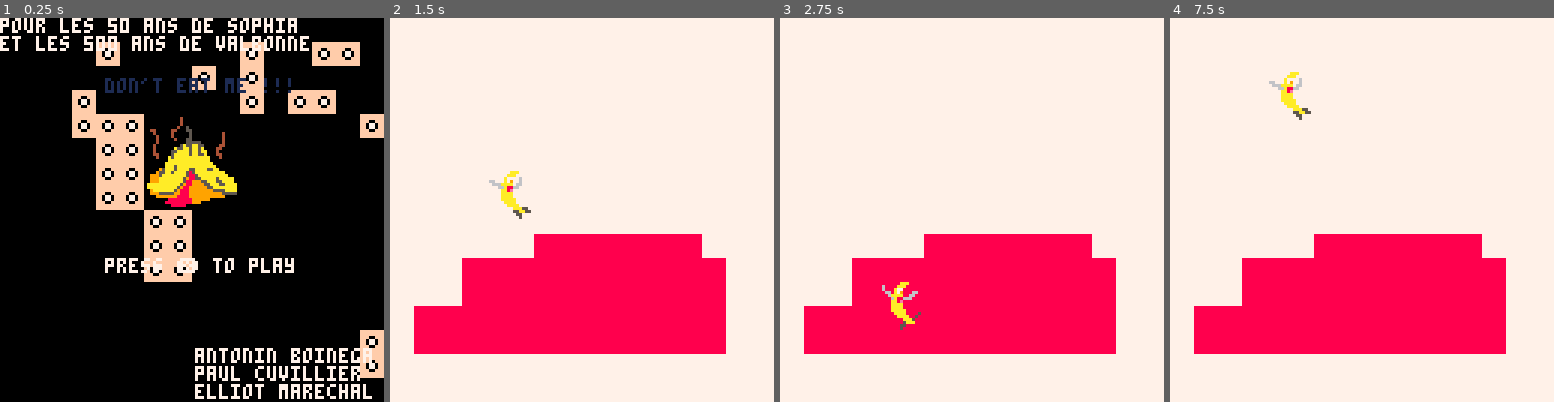
Above: before the commit, frames 1-4 (left to right).
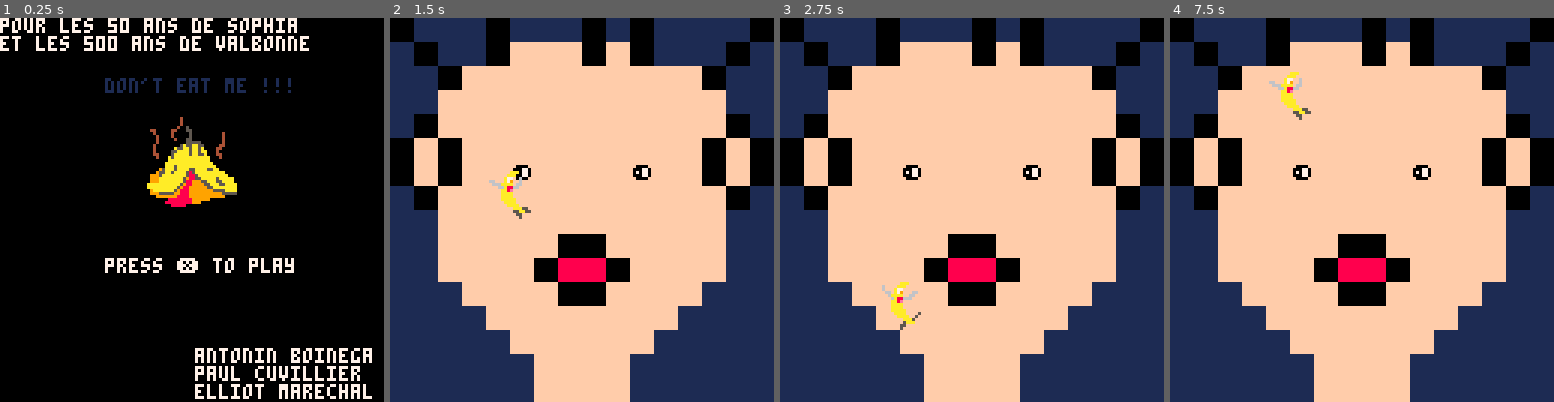
Above: after the commit, the same moments.

Repository: antonono/pico8
Game: PICO-8 cartridge carts/dontEatMe.p8
Same seed, same stepped clock (60 frames per second), same inputs: the game is played once before the commit and once after it.
Inputs:
- Up to frame 1 (0.25 s): no input
- Up to frame 2 (1.5 s): tap X (X key) at 0.33, 1.07 s
- Up to frame 3 (2.75 s): hold Right 1.6-2.1 s; tap X (X key) at 1.85 s; hold Up 2.15-2.42 s; hold Right from 2.47 s (still down)
- Up to frame 4 (7.5 s): tap X (X key) every 1.12 s from 2.97 to 7.43 s; release Right at 3.03 s; hold Left 3.08-3.58 s; hold Down 3.63-3.97 s; hold Right 4.02-4.68 s; hold Up 4.73-5.03 s; hold Left 5.08-5.68 s; hold Down 5.73-6.03 s; hold Right 6.08-6.58 s; hold Right 6.63-7.13 s; hold Up 7.18-7.45 s

The runs differ from the first frame. In frame 1, 9.1% of the frame differs, in the area x 18-100%, y 6-94%; in frame 2, 99%, in the area x 0-100%, y 0-100%; in frame 3, 99%; in frame 4, 99%.

Commit message:
add personnage in first animation

Diff:
--- a/carts/dontEatMe.p8
+++ b/carts/dontEatMe.p8
@@ -362,10 +362,10 @@
 444444448888888822eee44502288882b0bbbb0beeeeeeeebbbbbbbb5559999999bbbb1aa1bbbb9944444444ffffffff444444445444444499999995ffffffff
 444444448888888822eeeee102288882b0bbbb0be7eeeeeeb000000b4445599999999b1aa1b9999944444444ffffffff444444449544444459999954ffffffff
 f44444448888888822eee44502288882b0bbbb0beeee2eeeb0bbbb0b4444459999999b1111b9999944444444ffffffff444444449954444445999544ffffffff
-f44444448888888822eeeee102288882b0bbbb0beee212eeb0bbbb0b44444459999999b11b99999944044444ffffffff444444449995444044555444ffffffff
-ff4444448888888822eee44502288882b0bbbb0bee212eeeb0bbbb0b444444599999999bb999999944044444ffffffff444444449995440444444444ffffffff
-fffff4448888888822eeeee102288882b0bbbb0be6e2eeeeb0bbbb0b44444459999999999999999944044444ffffffff444444449995444044444444ffffffff
-ffffff448888888822eee44502288882b000000beeeee6eeb0bbbb0b44444459999999999999999904404444ffffffff444444449954444444404444ffffffff
+f44444448888888822eeeee102288882b0bbbb0beee212eeb0bbbb0b44444459999999b11b99999944044444f00000ff444444449995444044555444ffffffff
+ff4444448888888822eee44502288882b0bbbb0bee212eeeb0bbbb0b444444599999999bb999999944044444008880ff444444449995440444444444ffffffff
+fffff4448888888822eeeee102288882b0bbbb0be6e2eeeeb0bbbb0b44444459999999999999999944044444888800ff444444449995444044444444ffffffff
+ffffff448888888822eee44502288882b000000beeeee6eeb0bbbb0b4444445999999999999999990440444400000fff444444449954444444404444ffffffff
 ffffffff8888888822eeeee102288882bbbbbbbbeeeeeeeeb0bbbb0b444444599999999999999999ffffffffffffffff444444449544444444040444ffffffff
 ffffffff99999999999999999544444499999555954444444444445944444459999bb99999999999000000004444445944444444ffffffff4444444411111111
 ffffff449999999999999b9995444444999554449544444444444459444444599bbaabb9999999994444044044444599444444444fffffff4444444411111111
@@ -376,11 +376,11 @@
 444444449999999999999999954444449544444499955444444444594445599999999b1aa1b999994444444444444459444044444444444444ffffff11111111
 444444449999999999999999954444449544444499999555444444595559999999bbbb1aa1bbbb9944444444444444450444004444444444ffffffff11111111
 eee33eee7777777799999999bbbbbb0bb0bbbb0b7777777788888888bbbbbb0b9bbbbb1aa1bbbbb9bbbbbbbb44444444fffff4444444444fffffffffffffffff
-e339933e71c1c1c799f99999bbbbbb0b00bbbb0b7777777788888888bbbbbb0bbbb99b1aa1b99bbbbbbbbbbb44444444ffff4444444444ff44ffffffffffffff
-e399993e7c1c1c1799949f99bbbbbb0bbbbbbb0b7777777788888888bbbbbb0bbb999b1111b999bbbbbbbbbb44444444fff44444444444ff444ffffffff00fff
-3989989371c1c1c799444999bbbbbb0bbbbbbb0b7777777788888888bbbbbb0bbb9999b11b9999bbbbbbbbbbf4444444fff44444444444ff444444ffff0770ff
-399889937c1c1c179f949999bbbbbb0bbbbbbb0b7777777788888888bbbbbb0bbb99999bb99999bbbbbbbbbbff444444ff44444444444fff4444444fff0770ff
-3998899371c1c1c79999f999bbbbbb0bbbbbbb0b7777777788888888bbbbbb0bbb999999999999bbbbbbbbbbffff4444ff44444444444fff4444444ffff00fff
+e339933e71c1c1c799f99999bbbbbb0b00bbbb0b7777777788888888bbbbbb0bbbb99b1aa1b99bbbbbbbbbbb44444444ffff4444444444ff44ffffffff0000ff
+e399993e7c1c1c1799949f99bbbbbb0bbbbbbb0b7777777788888888bbbbbb0bbb999b1111b999bbbbbbbbbb44444444fff44444444444ff444ffffff000770f
+3989989371c1c1c799444999bbbbbb0bbbbbbb0b7777777788888888bbbbbb0bbb9999b11b9999bbbbbbbbbbf4444444fff44444444444ff444444fff070770f
+399889937c1c1c179f949999bbbbbb0bbbbbbb0b7777777788888888bbbbbb0bbb99999bb99999bbbbbbbbbbff444444ff44444444444fff4444444ff000770f
+3998899371c1c1c79999f999bbbbbb0bbbbbbb0b7777777788888888bbbbbb0bbb999999999999bbbbbbbbbbffff4444ff44444444444fff4444444fff0000ff
 e399993e7c1c1c1799999999bbbbbb0bbbbbbb0b777777778888888800bbbb0bb99999999999999b00000000fffffff4ff4444444444ffff44444444ffffffff
 ee3333ee7777777799999999bbbbbb0bbbbbbb0b7777777788888888b0bbbb0bb99999999999999bbbbbbbbbfffffffff4444444444fffff44444444ffffffff
 24354454545454540754545454743425f5f5f5f5f5f5f5f5f5f5f5f5f5f5f5f5f2f2f2f2f2f2f2f2f2f2f2f2f2f2f2f2f5f5f5f5f5f5f5f5f5f5f5f5f5f5f5f5
@@ -453,7 +453,7 @@
 __map__
 4253444545454545454545454547435271717171715f5f5f71717171717171716f6f6f6f6f6f6f6f6f6f6f6f6f6f6f6f5f5f5f5f5f5f5f5f5f5f5f5f5f5f5f5f5f5f5f5f5f5f5f5f5f5f5f5f5f5f5f5f5f5f5f5f5f5f5f5f5f5f5f5f5f5f5f5f5f5f5f5f5f5f5f5f5f5f5f5f5f5f5f5f5f5f5f5f5f5f5f5f5f5f5f5f5f5f5f5f
 4253444545454545454545454547435271717171717f5f5f71717171717171716f6f6f6f6f6f6f6f6f6f6f6f6f6f6f6f5f5f5f5f5f5f5f5f5f5f5f5f5f5f5f5f5f5f5f5f5f5f5f5f5f5f5f5f5f5f5f5f5f5f5f5f5f5f5f5f5f5f5f5f5f5f5f5f5f5f5f5f5f5f5f5f5f5f5f5f5f5f5f5f5f5f5f5f5f5f5f5f5f5f5f5f5f5f5f5f
-4253444545454545454545454547435271717171715f5f5f75757171717171716f6f6f6f6f6f6f6f6f6f6f6f6f6f6f6f5f5f5f5f5f5f5f5f5f5f5f5f5f5f5f5f5f5f5f5f5f5f5f5f5f5f5f5f5f5f5f5f5f5f5f5f5f5f5f5f5f5f5f5f5f5f5f5f5f5f5f5f5f5f5f5f5f5f5f5f5f5f5f5f5f5f5f5f5f5f5f5f5f5f5f5f5f5f5f5f
+4253444545454545454545454547435271717171715b5f5f75757171717171716f6f6f6f6f6f6f6f6f6f6f6f6f6f6f6f5f5f5f5f5f5f5f5f5f5f5f5f5f5f5f5f5f5f5f5f5f5f5f5f5f5f5f5f5f5f5f5f5f5f5f5f5f5f5f5f5f5f5f5f5f5f5f5f5f5f5f5f5f5f5f5f5f5f5f5f5f5f5f5f5f5f5f5f5f5f5f5f5f5f5f5f5f5f5f5f
 42534445707070707070704545474352717171717171715f75757171717171716f6f6f6f6f6f6f6f6f6f6f6f6f6f6f6f5f5f5f5f5f5f5f5f5f5f5f5f5f5f5f5f5f5f5f5f5f5f5f5f5f5f5f5f5f5f5f5f5f5f5f5f5f5f5f5f5f5f5f5f5f5f5f5f5f5f5f5f5f5f5f5f5f5f5f5f5f5f5f5f5f5f5f5f5f5f5f5f5f5f5f5f5f5f5f5f
 42534445454545454545454545474352717171717171715f75757171717171716f6f6f6f566f6f6f6f6f6f6f6f6f6f6f5f5f5f5f5f5f5f5f5f5f5f5f5f5f5f5f5f5f5f5f5f5f5f5f5f5f5f5f5f5f5f5f5f5f5f5f5f5f5f5f5f5f5f5f5f5f5f5f5f5f5f5f5f5f5f5f5f5f5f5f5f5f5f5f5f5f5f5f5f5f5f5f5f5f5f5f5f5f5f5f
 42534445454545454545454555474352717171717171715f75757171717171714a4a4a4a746f6f6f6f6f6f6f6f6f6f6f5f5f5f5f5f5f5f5f5f5f5f5f5f5f5f5f5f4f6b61615d4e4e4e4e4e4e4e4e4e4e4e4e4e4e4e4e4e4e4e4e4e4e4e4e4e4e4e4e4e4e4e4e4e4e4e4e4e4e4e4e4e4e4e4e4e4e4e4e4e4e4e4e4e4e4e4e4e6d
@@ -466,87 +466,87 @@
 4253444545554545454570454547435271715f7175000000007571717171717141414141414141414108090e0f4141415f5f5f5f5f5f5f5f5f5f5f5f5f5f5f5f5f4f6b61787961616161616161626161616161617879616261616161616161616161616161616161616161616161787961616161616161616178796161615d4d
 4253444545454545454570454547435271715f7175414141417571717171717141414141414141414118191e1f4141415f5f5f5f5f5f5f5f5f5f5f5f5f5f5f5f5f4f5c5e5e5e5e5e5e5e5e5e5e5e5e5e5e5e5e5e5e5e5e5e5e5e5e5e5e5e5e5e5e5e5e5e5e5e5e5e5e5e5e5e5e5e5e5e5e5e5e5e5e5e5e5e5761616161615d4d
 4253444545464545455570454547435271715f71754141414175717171717171414141414141414141414141414141415f5f5f5f5f5f5f5f5f5f5f5f5f5f5f5f5f505a5a5a5a5a5a5a5a5a5a5a5a5a5a5a5a5a5a5a5a5a5a5a5a5a5a5a5a5a5a5a5a5a5a5a5a5a5a5a5a5a5a5a5a5a5a5a5a5a5a5a5a5a5a6661617261615d4d
-4253444545454545454570454547435271717171717171717171717171717171757575757575757575757575757575755f5f5f5f5f5f5f5f5f5f5f5f5f5f5f5f5f604e4e4e4e4e4e4e4e4e4e4e4e4e4e4e4e4e4e4e4e4e4e4e4e4e4e4e4e4e4e4e4e4e4e4e4e4e4e4e4e4e4e4e4e4e4e4e4e4e4e4e4e4e4e6661616161615d4d
-425344704545704545457045454743523f00003f3f0000000000000000000000757575757575757575757575757575755f5f5f5f5f5f5f5f5f5f5f5f5f5f5f5f5f4f5c4b4b4b4b4b4b4b4b4b4b4b4b4b4b4b4b4b4b4b4b4b4b4b4b4b4b4b4b4b4b4b4b4b4b4b4b4b4b4b4b4b4b4b4b4b4b4b4b4b4b4b4b4b6761616161615d4d
-425344454545454545457045554743523f003f3f7f3f3f3f3f3f7f3f3f7f7f3f757575757575757575757575757575755f5f5f5f5f5f5f5f5f5f5f5f5f5f5f5f5f4f6b61616161616161616168696161616161616161616161616161616161616161616161616161616161616161686961616161616172616161616161615d4d
-425344454545454545457045454743523f003f3f3f3f3f3f7f007f3f3f3f3f3f757575757575757575757575757575755f5f5f5f5f5f5f5f5f5f5f5f5f5f5f5f5f4f6b61616161616161616178796161617261616161616161616261616161616162616161616162616161626161787961616161616161616162616161625d4d
-425344454545454545457045454743523f003f7f3f3f3f3f3f3f7f3f7f7f3f3f757575757575757575757575757575755f5f5f5f5f5f5f5f5f5f5f5f5f5f5f5f5f4f6b62616161616161616161616161616161626161616161616161616161616161616161616161616161616161616161726161626161616161616161615d4d
-425344454570454545457045454743523f003f7f7f7f0a0b0c0d000000003f7f757575757575757575757575757575755f5f5f5f5f5f5f5f5f5f5f5f5f5f5f5f5f4f6b61616261616161616161616161616161616161616161616161616161616161616161616161616161616161616161616161616161616161616161615d4d
-425344554545704545457070704743523f003f007f7f1a1b1c1d000000003f00757575757575757575757575757575755f5f5f5f5f5f5f5f5f5f5f5f5f5f5f5f5f4f6b61616161616161616161616161616161686961616161616168696162616161616869616161616161616161616161616161616161616161616161615d4d
-425344454545457070704545454743523f3f3f007f7f2a2b2c2d000000003f3f757575757575757575757575757575755f5f5f5f5f5f5f5f5f5f5f5f5f5f5f5f5f4f6b61616161616161726162626161616161787961617261616178796161616172617879616161616161626161726161616161616161616161616161615d4d
-425344454545454545454555454743523f3f00007f7f3a3b3c3d000000000000757575757575757575757575757575755f5f5f5f5f5f5f5f5f5f5f5f5f5f5f5f5f4f6b6161616161645e5e5e5e5e5e5e5e5e5e5e5e5e5e5e5e5e5e5e5e5e5e5e5e5e5e5e5e5e5e5e5e5e5e5e5e5e5e5e5e5e5e5e5e5e5e5e5e5e5e5e5e5e5c4d
-425344454545454545454545454743523f00000000007f7f3f3f3f3f00000000757575757575757575757575757575755f5f5f5f5f5f5f5f5f5f5f5f5f5f5f5f5f4f6b6161616161635a5a5a5a5a5a5a5a5a5a5a5a5a5a5a5a5a5a5a5a5a5a5a5a5a5a5a5a5a5a5a5a5a5a5a5a5a5a5a5a5a5a5a5a5a5a5a5a5a5a5a5a5a5a6e
-425344454545454545454545454743523f00000000007f7f3f3f3f3f3f000000757575757575767676767676767575755f5f5f5f5f5f5f5f5f5f5f5f5f5f5f5f5f4f6b6161626161634e4e4e4e4e4e4e4e4e4e4e4e4e4e4e4e4e4e4e4e4e4e4e4e4e4e4e4e4e4e4e4e4e4e4e4e4e4e4e4e4e4e4e4e4e4e4e4e4e4e4e4e4e4e7e
-425344454545454570454545454743523f00000000007f7f3f3f3f3f3f000000757575767676767676767676767675755f5f5f5f5f5f5f5f5f5f5f5f5f5f5f5f5f4f6b7261616161654b4b4b4b4b4b4b4b4b4b4b4b4b4b4b4b4b4b4b4b4b4b4b4b4b4b4b4b4b4b4b4b4b4b4b4b4b4b4b4b4b4b4b4b4b4b4b4b4b4b4b4b4b5c4d
-425344454545454570455545454743523f000000000000000000000000000000757575767676767676767676767675755f5f5f5f5f5f5f5f5f5f5f5f5f5f5f5f5f4f6b61616161616161616161616172616161616161616161616161616869616161616161626161616161616161616161616161616161616161616161615d4d
-425344454545454570454545454743523f000000000000000000000000000000757676767676767676767676767675755f5f5f5f5f5f5f5f5f5f5f5f5f5f5f5f5f4f6b61616161616161616161616162616161616161616161616161617879616161616161616161616261616161616161616161616161616161616161615d4d
-425344454545454570454545454743523f00000000000000000000000000007f757676767676767676767676767675755f5f5f5f5f5f5f5f5f5f5f5f5f5f5f5f5f4f6b61616161616161616161616161616161616161626161616161616161616161616161616161616161616161616161616162616161616161616161615d4d
-425344454545454570454545454743523f00000000000000000000000000007f757575757575757575757575757575755f5f5f5f5f5f5f5f5f5f5f5f5f5f5f5f5f4f6b61616161616161616161616261616161616161616161726161616161616161616161616161616161616161616161616161726161616161616161615d4d
-425344454545454570454545454743523f3f3f3f3f3f3f3f3f3f3f3f3f3f3f3f757575757575757575757575757575755f5f5f5f5f5f5f5f5f5f5f5f5f5f5f5f5f4f6b61686961616161616161616161616161616869616161616161616161616161616168697261616161616161686961616161616161616168696161615d4d
-…(67 lines of a section not shown)…
+4253444545454545454570454547435271717171717171717171717171717171414141414141414141414141414141415f5f5f5f5f5f5f5f5f5f5f5f5f5f5f5f5f604e4e4e4e4e4e4e4e4e4e4e4e4e4e4e4e4e4e4e4e4e4e4e4e4e4e4e4e4e4e4e4e4e4e4e4e4e4e4e4e4e4e4e4e4e4e4e4e4e4e4e4e4e4e6661616161615d4d
+425344704545704545457045454743523f00003f3f00000000000000000000002f6f6f6f2f6f6f6f2f6f2f6f6f6f6f2f5f5f5f5f5f5f5f5f5f5f5f5f5f5f5f5f5f4f5c4b4b4b4b4b4b4b4b4b4b4b4b4b4b4b4b4b4b4b4b4b4b4b4b4b4b4b4b4b4b4b4b4b4b4b4b4b4b4b4b4b4b4b4b4b4b4b4b4b4b4b4b4b6761616161615d4d
+425344454545454545457045554743523f003f3f2e3f3f3f3f3f2e3f3f2e2e3f6f2f6f6f2f5f5f5f2f5f2f6f6f6f2f6f5f5f5f5f5f5f5f5f5f5f5f5f5f5f5f5f5f4f6b61616161616161616168696161616161616161616161616161616161616161616161616161616161616161686961616161616172616161616161615d4d
+425344454545454545457045454743523f003f3f3f3f3f3f2e002e3f3f3f3f3f6f6f2f5f5f5f5f5f5f5f5f5f5f2f6f6f5f5f5f5f5f5f5f5f5f5f5f5f5f5f5f5f5f4f6b61616161616161616178796161617261616161616161616261616161616162616161616162616161626161787961616161616161616162616161625d4d
+425344454545454545457045454743523f003f2e3f3f3f3f3f3f2e3f2e2e3f3f6f6f5f5f5f5f5f5f5f5f5f5f5f5f6f6f5f5f5f5f5f5f5f5f5f5f5f5f5f5f5f5f5f4f6b62616161616161616161616161616161626161616161616161616161616161616161616161616161616161616161726161626161616161616161615d4d
+425344454570454545457045454743523f003f2e2e2e0a0b0c0d000000003f2e6f2f5f5f5f5f5f5f5f5f5f5f5f5f2f6f5f5f5f5f5f5f5f5f5f5f5f5f5f5f5f5f5f4f6b61616261616161616161616161616161616161616161616161616161616161616161616161616161616161616161616161616161616161616161615d4d
+425344554545704545457070704743523f003f002e2e1a1b1c1d000000003f002f5f2f5f5f5f5f5f5f5f5f5f5f2f5f2f5f5f5f5f5f5f5f5f5f5f5f5f5f5f5f5f5f4f6b61616161616161616161616161616161686961616161616168696162616161616869616161616161616161616161616161616161616161616161615d4d
+425344454545457070704545454743523f3f3f002e2e2a2b2c2d000000003f3f2f5f2f5f5f7f5f5f5f5f7f5f5f2f5f2f5f5f5f5f5f5f5f5f5f5f5f5f5f5f5f5f5f4f6b61616161616161726162626161616161787961617261616178796161616172617879616161616161626161726161616161616161616161616161615d4d
+425344454545454545454555454743523f3f00002e2e3a3b3c3d0000000000006f2f5f5f5f5f5f5f5f5f5f5f5f5f2f6f5f5f5f5f5f5f5f5f5f5f5f5f5f5f5f5f5f4f6b6161616161645e5e5e5e5e5e5e5e5e5e5e5e5e5e5e5e5e5e5e5e5e5e5e5e5e5e5e5e5e5e5e5e5e5e5e5e5e5e5e5e5e5e5e5e5e5e5e5e5e5e5e5e5e5c4d
+425344454545454545454545454743523f00000000002e2e3f3f3f3f000000006f6f5f5f5f5f5f5f5f5f5f5f5f5f6f6f5f5f5f5f5f5f5f5f5f5f5f5f5f5f5f5f5f4f6b6161616161635a5a5a5a5a5a5a5a5a5a5a5a5a5a5a5a5a5a5a5a5a5a5a5a5a5a5a5a5a5a5a5a5a5a5a5a5a5a5a5a5a5a5a5a5a5a5a5a5a5a5a5a5a5a6e
+425344454545454545454545454743523f00000000002e2e3f3f3f3f3f0000006f6f5f5f5f5f5f2f2f5f5f5f5f5f6f6f5f5f5f5f5f5f5f5f5f5f5f5f5f5f5f5f5f4f6b6161626161634e4e4e4e4e4e4e4e4e4e4e4e4e4e4e4e4e4e4e4e4e4e4e4e4e4e4e4e4e4e4e4e4e4e4e4e4e4e4e4e4e4e4e4e4e4e4e4e4e4e4e4e4e4e7e
+425344454545454570454545454743523f00000000002e2e3f3f3f3f3f0000006f6f5f5f5f5f2f51512f5f5f5f5f6f6f5f5f5f5f5f5f5f5f5f5f5f5f5f5f5f5f5f4f6b7261616161654b4b4b4b4b4b4b4b4b4b4b4b4b4b4b4b4b4b4b4b4b4b4b4b4b4b4b4b4b4b4b4b4b4b4b4b4b4b4b4b4b4b4b4b4b4b4b4b4b4b4b4b4b5c4d
+425344454545454570455545454743523f0000000000000000000000000000006f6f6f5f5f5f5f2f2f5f5f5f5f6f6f6f5f5f5f5f5f5f5f5f5f5f5f5f5f5f5f5f5f4f6b61616161616161616161616172616161616161616161616161616869616161616161626161616161616161616161616161616161616161616161615d4d
+425344454545454570454545454743523f0000000000000000000000000000006f6f6f6f5f5f5f5f5f5f5f5f6f6f6f6f5f5f5f5f5f5f5f5f5f5f5f5f5f5f5f5f5f4f6b61616161616161616161616162616161616161616161616161617879616161616161616161616261616161616161616161616161616161616161615d4d
+425344454545454570454545454743523f00000000000000000000000000002e6f6f6f6f6f5f5f5f5f5f5f6f6f6f6f6f5f5f5f5f5f5f5f5f5f5f5f5f5f5f5f5f5f4f6b61616161616161616161616161616161616161626161616161616161616161616161616161616161616161616161616162616161616161616161615d4d
+425344454545454570454545454743523f00000000000000000000000000002e6f6f6f6f6f6f5f5f5f5f6f6f6f6f6f6f5f5f5f5f5f5f5f5f5f5f5f5f5f5f5f5f5f4f6b61616161616161616161616261616161616161616161726161616161616161616161616161616161616161616161616161726161616161616161615d4d
+425344454545454570454545454743523f3f3f3f3f3f3f3f3f3f3f3f3f3f3f3f6f6f6f6f6f6f5f5f5f5f6f6f6f6f6f6f5f5f5f5f5f5f5f5f5f5f5f5f5f5f5f5f5f4f6b61686961616161616161616161616161616869616161616161616161616161616168697261616161616161686961616161616161616168696161615d4d
+…(67 lines of a section not shown)…
